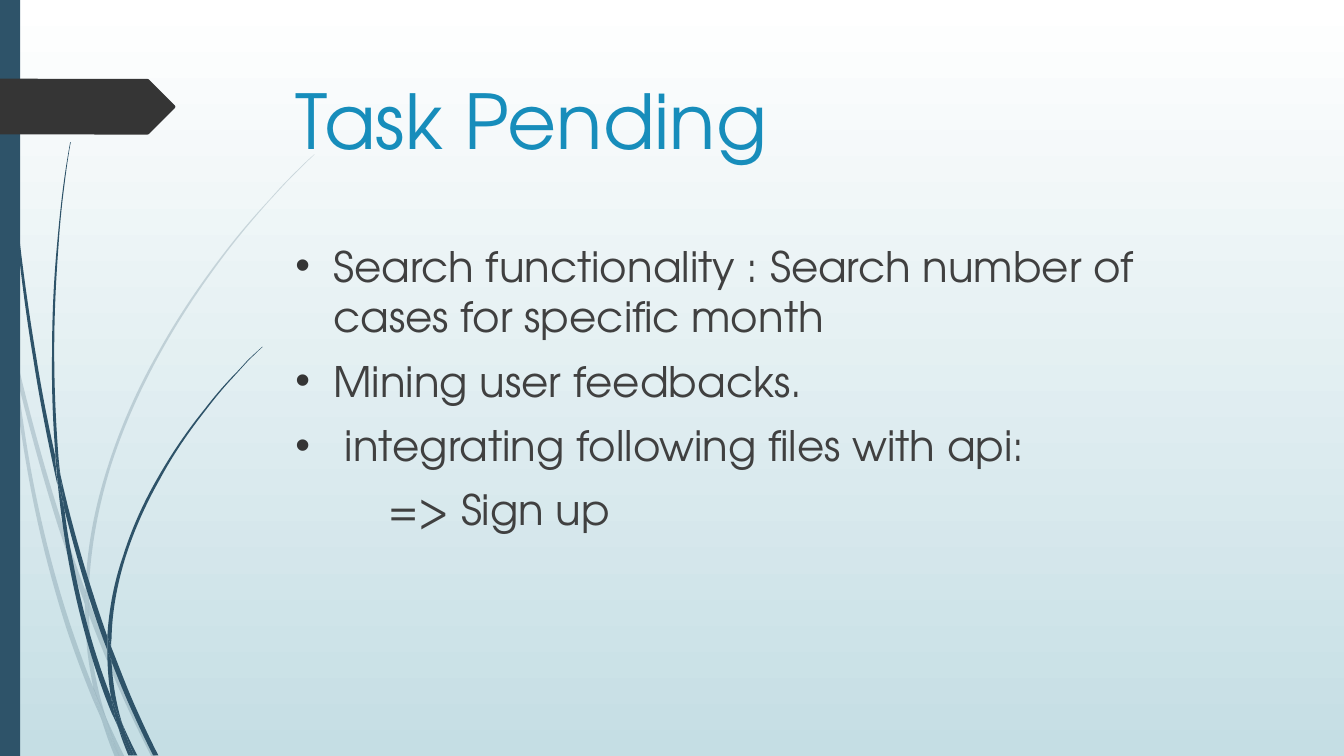
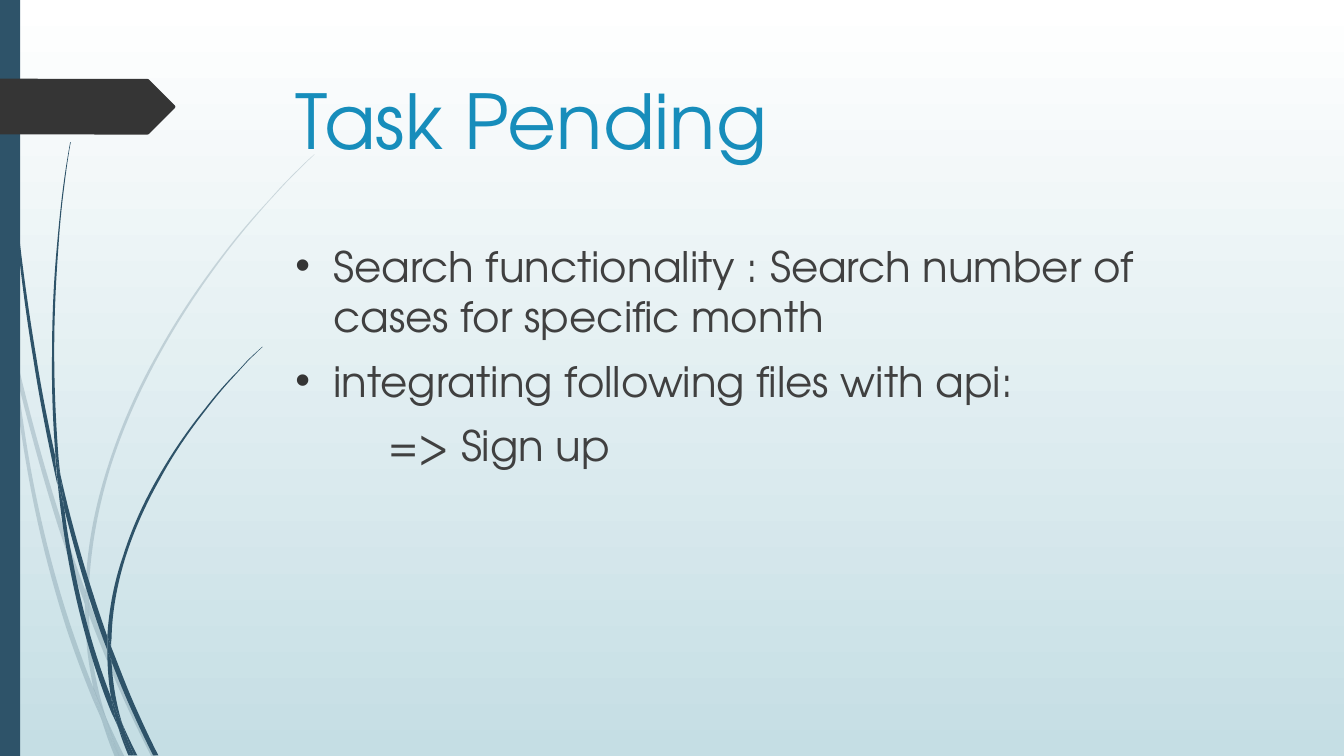
Before and after one commit to cos301-2019-se/Geyser-App, a slide deck: slide 8 of documentation/Presentation1 Final demo 4.pptx. Drawn at 1344x756 pixels with LibreOffice and Linux fonts; fonts in the diff are those of the drawing. Boxes give left, top, right and bottom in pixels: in the first picture for what was removed or moved away, otherwise in the second. Text is boxed around its words. In the diff, an @@ line names an element or a change of style, - is before the commit and + after.

Commit message:
-edited presentation

```diff
--- a/documentation/Presentation1 Final demo 4.pptx
+++ b/documentation/Presentation1 Final demo 4.pptx
@@ text at box(333, 366, 802, 406): paragraph removed @@
-• Mining user feedbacks.
```
